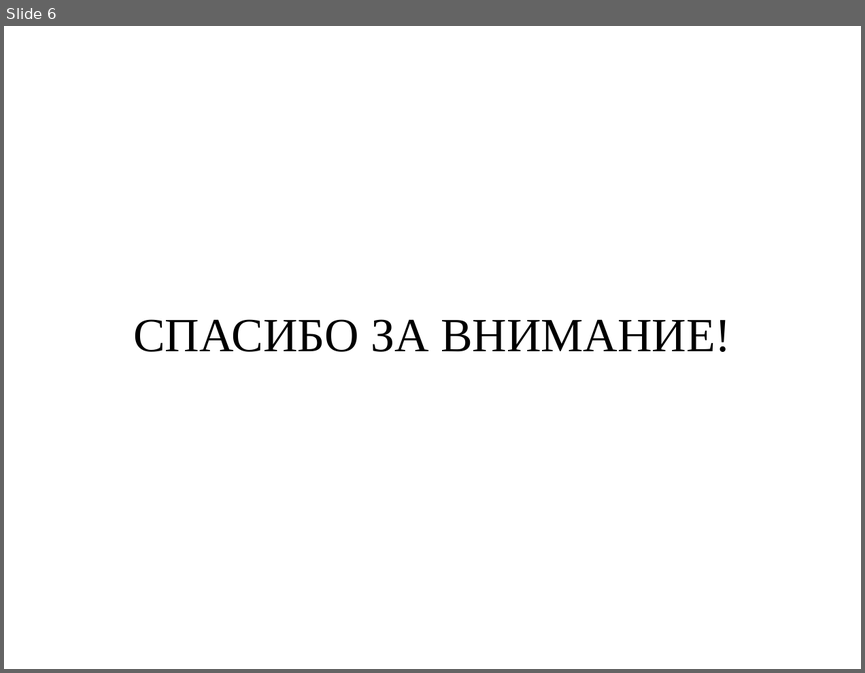
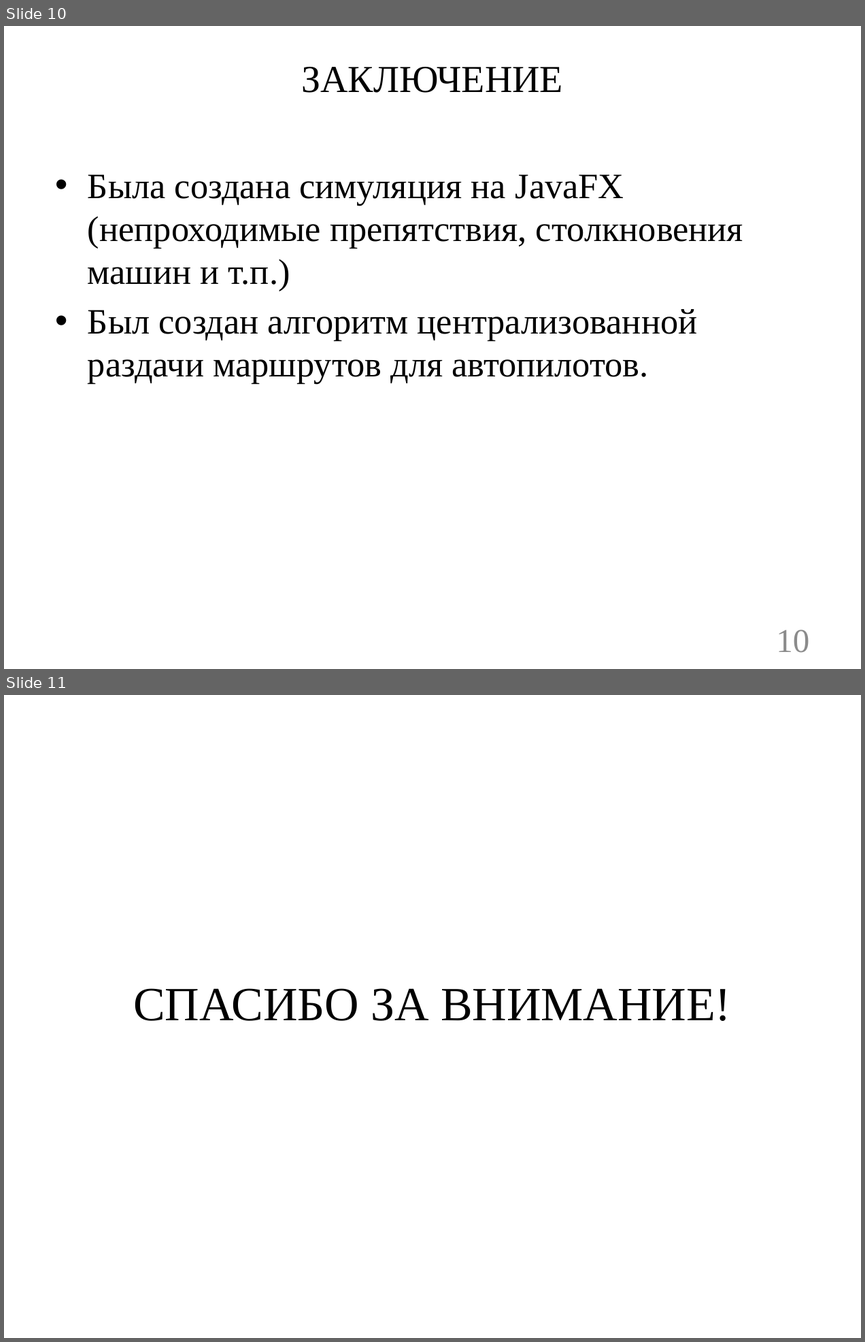
Before and after one commit to GeorgiaFrankinStain/Centralized_Control_of_Autopilots_diploma, a slide deck: _legal_documentation/преддипломная практика/TimofeevDA.pptx. Shown one above the other, each under a label of ours: slide 6 before the commit, slides 10 and 11 after it. The pictures are 865x673 and 865x1342 pixels, drawn with LibreOffice and Linux fonts; fonts in the diff are those of the drawing; background and template pictures are left out. Boxes give left, top, right and bottom in pixels: in the first picture for what was removed or moved away, otherwise in the second. Text is boxed around its words. In the diff, an @@ line names an element or a change of style, - is before the commit and + after.

```diff
--- a/_legal_documentation/преддипломная практика/TimofeevDA.pptx
+++ b/_legal_documentation/преддипломная практика/TimofeevDA.pptx
@@ slide 10 added at (x1=4, y1=26, x2=861, y2=669), background #FFFFFF @@
@@ title added at (x1=301, y1=67, x2=563, y2=93), 32 pt, text #000000 @@
+ЗАКЛЮЧЕНИЕ
@@ text added at (x1=88, y1=174, x2=743, y2=384), 30 pt, text #000000 @@
+• Была создана симуляция на JavaFX (непроходимые препятствия, столкновения машин и т.п.)
+• Был создан алгоритм централизованной раздачи маршрутов для автопилотов.
@@ page number added at (x1=776, y1=629, x2=809, y2=652), 28 pt, text #8C8C8C @@
+10
@@ what was slide 6 is now slide 11 @@
```
Also in this commit, not shown: 4 slides changed, 5 other slides added, 1 slide removed, 27 other files.
